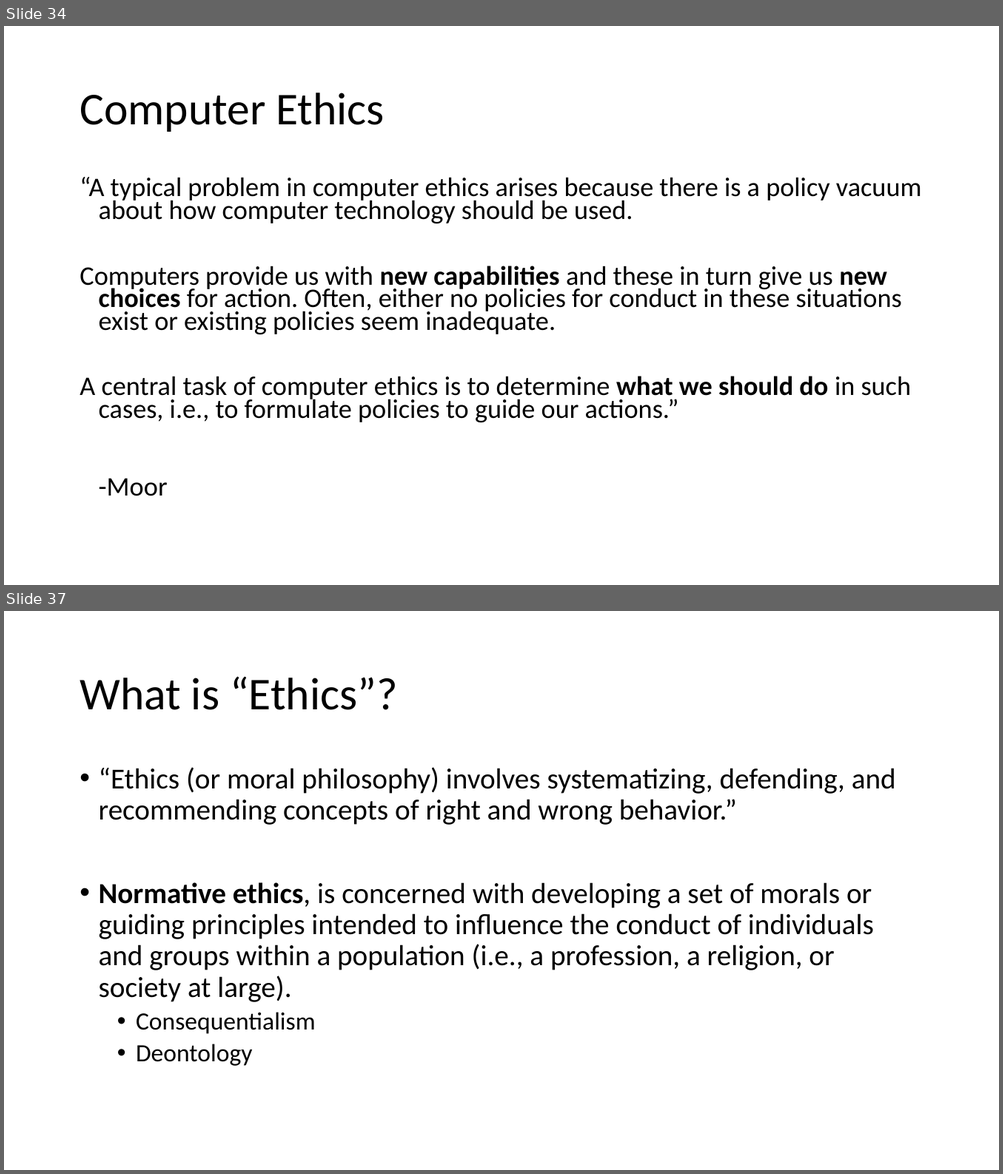
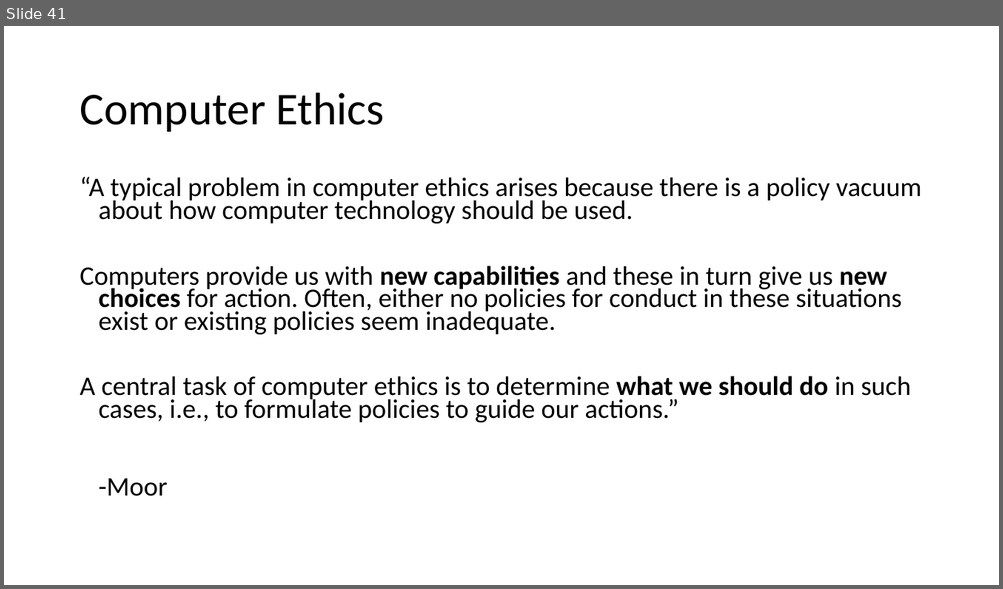
Before and after one commit to noise-lab/censorship-course, a slide deck: lectures/4-Measurement.pptx. Shown one above the other, each under a label of ours: slides 34 and 37 before the commit, slide 41 after it; the slides between them are not shown. The pictures are 1003x1174 and 1003x589 pixels, drawn with LibreOffice and Linux fonts; fonts in the diff are those of the drawing. Boxes give left, top, right and bottom in pixels: in the first picture for what was removed or moved away, otherwise in the second. Text is boxed around its words. In the diff, an @@ line names an element or a change of style, - is before the commit and + after.

```diff
--- a/lectures/4-Measurement.pptx
+++ b/lectures/4-Measurement.pptx
@@ slide 37 removed at box(4, 611, 999, 1170), background #FFFFFF @@
@@ title removed at box(79, 676, 398, 710) @@
-What is “Ethics”?
@@ text removed at box(99, 767, 896, 1066) @@
-• “Ethics (or moral philosophy) involves systematizing, defending, and recommending concepts of right and wrong behavior.”
-• Normative ethics, is concerned with developing a set of morals or guiding principles intended to influence the conduct of individuals and groups within a population (i.e., a profession, a religion, or society at large).
-  • Consequentialism
-  • Deontology
@@ what was slide 34 is now slide 41 @@
```
Also in this commit, not shown: 3 slides changed, 8 slides added, 3 other slides removed, 1 other file.
